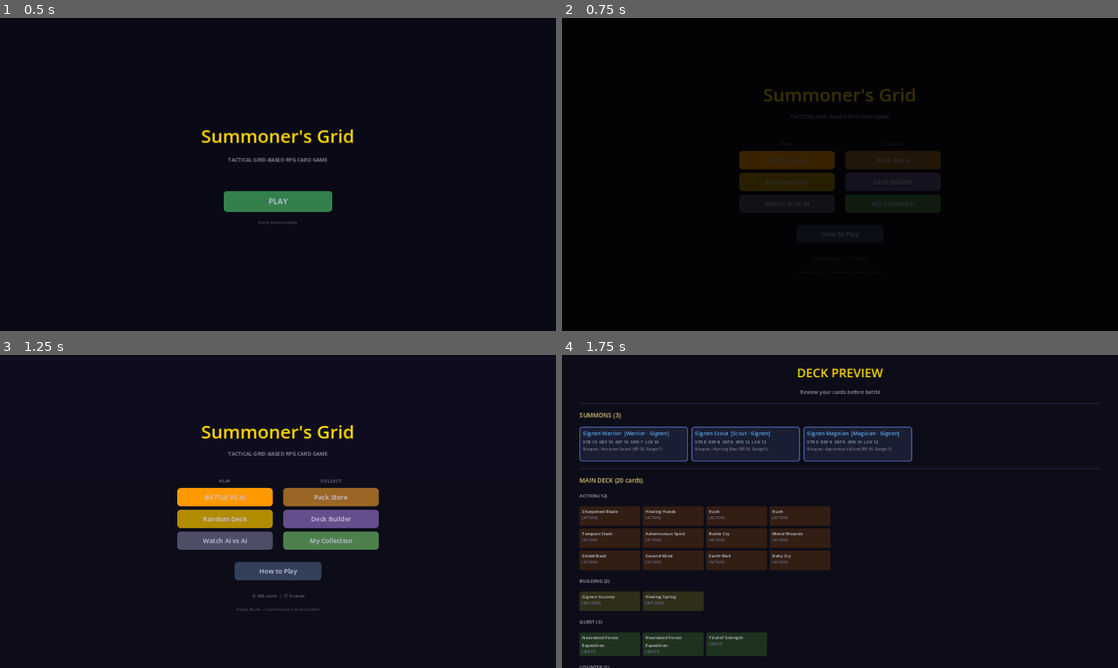
Above: before the commit, frames 1-4 (two rows, left to right).
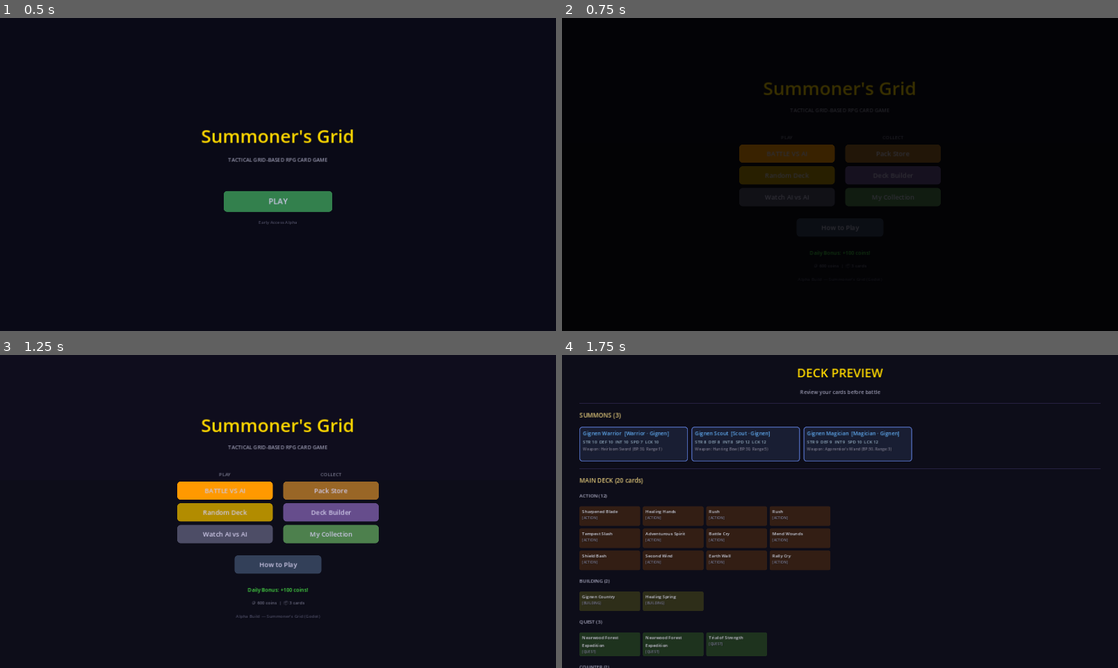
Above: after the commit, the same moments.

Repository: look-itsaxiom/summoners-grid
Game: Godot game, scene res://scenes/login.tscn
The game is run twice, just before and just after one commit, with the same random seed, the same clock (stepped at 60 frames per second) and the same inputs.
Inputs:
- Up to frame 1 (0.5 s): no input
- Up to frame 2 (0.75 s): click "PLAY" at 0.5 s
- Up to frame 3 (1.25 s): no input
- Up to frame 4 (1.75 s): click "BATTLE VS AI" at 1.25 s

Frame 1 is identical in both runs. In frame 2, 3.1% of the frame differs, in the area x 31-69%, y 20-76%; in frame 3, 7.0%, in the area x 31-69%, y 20-85%; in frame 4, nothing differs.

Commit message:
feat: daily bonus notification on menu
Green text "Daily Bonus: +100 coins!" appears on menu when
the daily bonus was claimed this session. Positive reinforcement
for logging in — players see they were rewarded for returning.

Co-Authored-By: Claude Opus 4.6 (1M context) <noreply@anthropic.com>

Diff:
--- a/godot/scripts/ui/main_menu_screen.gd
+++ b/godot/scripts/ui/main_menu_screen.gd
@@ -121,8 +121,17 @@
 	spacer3.custom_minimum_size.y = 4
 	center.add_child(spacer3)
 
+	# Daily bonus notification
+	var storage = get_node_or_null("/root/CardStorage")
+	if storage and storage.got_daily_bonus_today():
+		var bonus_label := Label.new()
+		bonus_label.text = "Daily Bonus: +100 coins!"
+		bonus_label.add_theme_font_size_override("font_size", 12)
+		bonus_label.add_theme_color_override("font_color", Color(0.3, 0.9, 0.3))
+		bonus_label.horizontal_alignment = HORIZONTAL_ALIGNMENT_CENTER
+		center.add_child(bonus_label)
+
 	# Player stats bar
-	var storage = get_node_or_null("/root/CardStorage")
 	if storage:
 		var stats_text := "🪙 %d coins  |  📦 %d cards" % [storage.get_coins(), storage.get_card_count()]
 		var match_stats: Dictionary = storage.get_match_stats()
